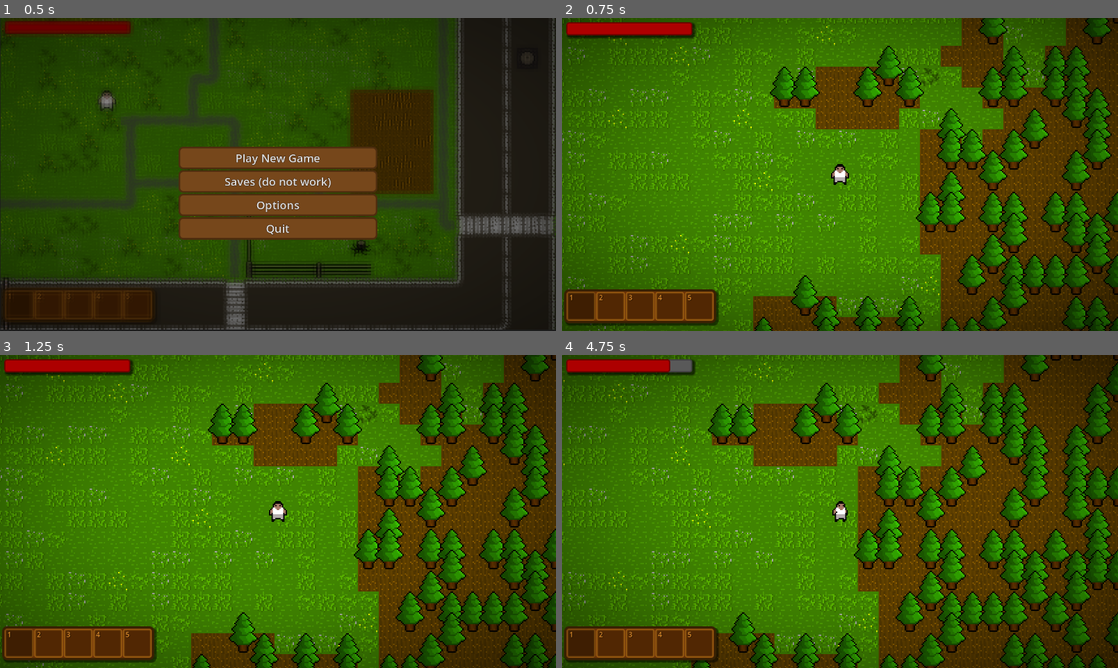
Above: before the commit, frames 1-4 (two rows, left to right).
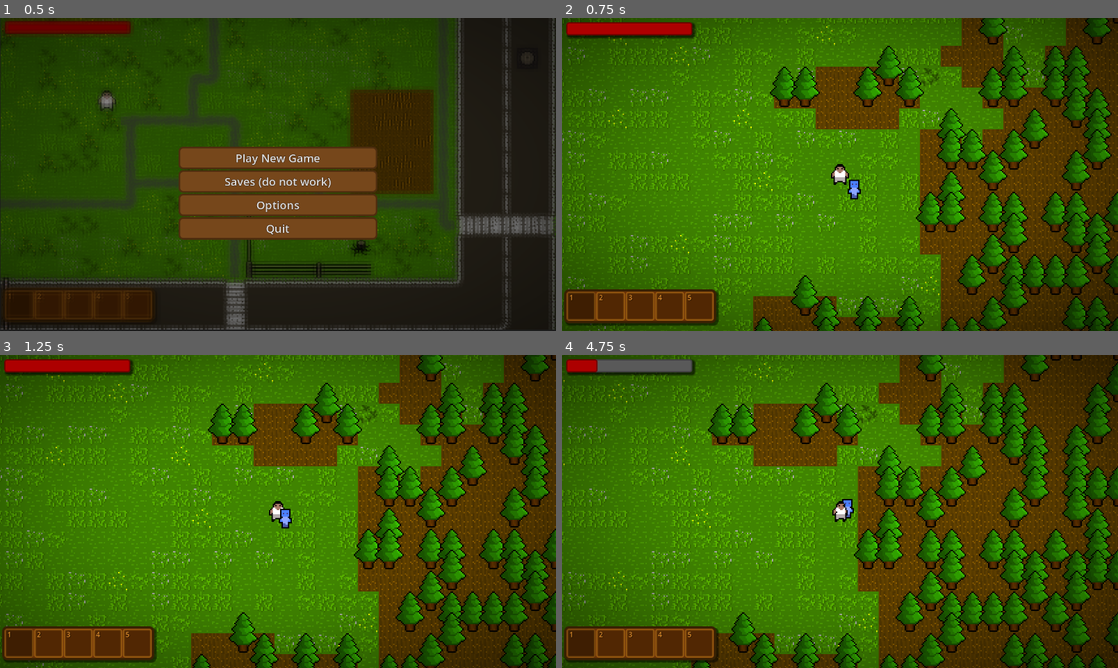
Above: after the commit, the same moments.

Repository: Lucasc0-Git/The-Gunsmith-Survivor
Game: Godot game, scene res://Scenes/StartScene.tscn
The game is run twice, just before and just after one commit, with the same random seed, the same clock (stepped at 60 frames per second) and the same inputs.
Inputs (mouse positions are in pixels of both pictures, inside the frame that each line leads up to):
- Up to frame 1 (0.5 s): no input
- Up to frame 2 (0.75 s): click "Play New Game" at 0.5 s
- Up to frame 3 (1.25 s): no input
- Up to frame 4 (4.75 s): drag from (578, 642) to (895, 442) at 1.27 s; drag from (612, 642) to (812, 574) at 2.02 s; move the mouse to (639, 642) at 2.77 s; hold D (move_right) 2.78-3.5 s; tap H (hurt, bound only before the commit) at 2.85 s; click (639, 642) at 2.92 s; drag from (667, 642) to (673, 464) at 3.52 s; drag from (701, 642) to (867, 511) at 4.27 s

Frame 1 is identical in both runs. In frame 2, 0.1% of the frame differs, in the area x 51-54%, y 51-58%; in frame 3, 0.1%; in frame 4, 0.6%, in the area x 6-53%, y 1-53%.

Commit message:
First testing of enemies

Diff:
--- a/Godot-Project-Files/Scenes/Bullet.tscn
+++ b/Godot-Project-Files/Scenes/Bullet.tscn
@@ -15,6 +15,8 @@
 collision_layer = 32
 collision_mask = 12
 script = ExtResource("1_14k46")
+bullet_speed = null
+damping = null
 shrinking_rate = 0.98
 
 [node name="CollisionShape2D" type="CollisionShape2D" parent="." unique_id=1863765280]
@@ -51,5 +53,6 @@
 hue_variation_min = -0.5
 hue_variation_max = 0.5
 
+[connection signal="area_entered" from="." to="." method="_on_area_entered"]
 [connection signal="body_entered" from="." to="." method="_on_body_entered"]
 [connection signal="timeout" from="DespawnTimer" to="." method="_on_despawn_timer_timeout"]
--- a/Godot-Project-Files/Scenes/Main.tscn
+++ b/Godot-Project-Files/Scenes/Main.tscn
@@ -2,6 +2,7 @@
 
 [ext_resource type="PackedScene" uid="uid://dw8ufghl04u8o" path="res://Scenes/Map.tscn" id="1_idj7w"]
 [ext_resource type="Script" uid="uid://cfk4px6e32ldd" path="res://Scripts/main.gd" id="1_rgh2o"]
+[ext_resource type="PackedScene" uid="uid://c1c2jxjdkyb80" path="res://Scenes/zombie.tscn" id="2_vy5pj"]
 [ext_resource type="PackedScene" uid="uid://7mhxc0w7ug41" path="res://Scenes/hud.tscn" id="3_kln2b"]
 [ext_resource type="Theme" uid="uid://bjx8aflrkpmog" path="res://Themes/StartSceneButton.tres" id="5_pbw6q"]
 [ext_resource type="Script" uid="uid://cq08afe6nx2la" path="res://Scripts/menu.gd" id="5_v1gob"]
@@ -233,6 +234,7 @@
 [node name="Main" type="Node2D" unique_id=211418808]
 process_mode = 3
 script = ExtResource("1_rgh2o")
+zombie_scene = ExtResource("2_vy5pj")
 
 [node name="Map" parent="." unique_id=1487724397 instance=ExtResource("1_idj7w")]
 process_mode = 1
--- a/Godot-Project-Files/Scenes/Player.tscn
+++ b/Godot-Project-Files/Scenes/Player.tscn
@@ -155,12 +155,13 @@
 &"Run_up": SubResource("Animation_qidb7")
 }
 
-[node name="Player" type="CharacterBody2D" unique_id=370768033]
+[node name="Player" type="CharacterBody2D" unique_id=370768033 groups=["player"]]
 process_mode = 1
 y_sort_enabled = true
 scale = Vector2(3, 3)
 collision_layer = 2
 collision_mask = 24
+safe_margin = 0.5
 script = ExtResource("1_dewec")
 health_regen_rate = 1.0
 
@@ -169,8 +170,9 @@
 
 [node name="AnimatedSprite2D" type="AnimatedSprite2D" parent="." unique_id=952338954]
 sprite_frames = SubResource("SpriteFrames_ksbbd")
-animation = &"IdleDown"
+animation = &"RunSide"
 autoplay = "IdleDown"
+flip_h = true
 
 [node name="StateMachine" type="Node" parent="." unique_id=2011606501]
 
--- /dev/null
+++ b/Godot-Project-Files/Scenes/enemy.tscn
@@ -0,0 +1,35 @@
+[gd_scene format=3 uid="uid://ho13c5jj0sag"]
+
+[ext_resource type="Script" uid="uid://bhlubgjn46op8" path="res://Scripts/enemy.gd" id="1_hghv2"]
+
+[sub_resource type="RectangleShape2D" id="RectangleShape2D_hghv2"]
+
+[sub_resource type="SpriteFrames" id="SpriteFrames_1f0kj"]
+
+[sub_resource type="CapsuleShape2D" id="CapsuleShape2D_hghv2"]
+
+[node name="Enemy" type="CharacterBody2D" unique_id=1249180727 groups=["enemy"]]
+process_mode = 1
+collision_layer = 4
+collision_mask = 14
+script = ExtResource("1_hghv2")
+
+[node name="CollisionShape2D" type="CollisionShape2D" parent="." unique_id=188131912]
+shape = SubResource("RectangleShape2D_hghv2")
+
+[node name="AnimatedSprite2D" type="AnimatedSprite2D" parent="." unique_id=525180353]
+sprite_frames = SubResource("SpriteFrames_1f0kj")
+
+[node name="HitBoxArea" type="Area2D" parent="." unique_id=1555094943 groups=["enemy_hitbox"]]
+collision_layer = 4
+collision_mask = 34
+
+[node name="CollisionShape2D" type="CollisionShape2D" parent="HitBoxArea" unique_id=2106168322]
+shape = SubResource("CapsuleShape2D_hghv2")
+
+[node name="Timer" type="Timer" parent="." unique_id=575764799]
+autostart = true
+
+[connection signal="body_entered" from="HitBoxArea" to="." method="_on_hit_box_area_body_entered"]
+[connection signal="body_exited" from="HitBoxArea" to="." method="_on_hit_box_area_body_exited"]
+[connection signal="timeout" from="Timer" to="." method="_on_timer_timeout"]
--- /dev/null
+++ b/Godot-Project-Files/Scenes/zombie.tscn
@@ -0,0 +1,47 @@
+[gd_scene format=3 uid="uid://c1c2jxjdkyb80"]
+
+[ext_resource type="PackedScene" uid="uid://ho13c5jj0sag" path="res://Scenes/enemy.tscn" id="1_h3kin"]
+[ext_resource type="Script" uid="uid://bg25d48du3ere" path="res://Scripts/zombie.gd" id="2_n70j1"]
+[ext_resource type="Texture2D" uid="uid://cb5fu83sce68g" path="res://Textures/player/bllblblbllb.png" id="3_iyl7r"]
+
+[sub_resource type="RectangleShape2D" id="RectangleShape2D_iyl7r"]
+size = Vector2(18, 42)
+
+[sub_resource type="SpriteFrames" id="SpriteFrames_vy0uf"]
+animations = [{
+"frames": [{
+"duration": 1.0,
+"texture": ExtResource("3_iyl7r")
+}],
+"loop": true,
+"name": &"default",
+"speed": 5.0
+}, {
+"frames": [{
+"duration": 1.0,
+"texture": ExtResource("3_iyl7r")
+}],
+"loop": true,
+"name": &"new_animation",
+"speed": 5.0
+}]
+
+[sub_resource type="CapsuleShape2D" id="CapsuleShape2D_iyl7r"]
+radius = 14.0
+height = 54.0
+
+[node name="Zombie" unique_id=1249180727 instance=ExtResource("1_h3kin")]
+script = ExtResource("2_n70j1")
+lunge_speed = 150
+health = 60.0
+
+[node name="CollisionShape2D" parent="." index="0" unique_id=188131912]
+shape = SubResource("RectangleShape2D_iyl7r")
+
+[node name="AnimatedSprite2D" parent="." index="1" unique_id=525180353]
+scale = Vector2(3, 3)
+sprite_frames = SubResource("SpriteFrames_vy0uf")
+autoplay = "default"
+
+[node name="CollisionShape2D" parent="HitBoxArea" parent_id_path=PackedInt32Array(1555094943) index="0" unique_id=2106168322]
+shape = SubResource("CapsuleShape2D_iyl7r")
--- a/Godot-Project-Files/Scripts/Dodge.gd
+++ b/Godot-Project-Files/Scripts/Dodge.gd
@@ -5,9 +5,7 @@
 func _ready() -> void:
 	add_child(timer)
 
-
 func enter() -> void:
-	print("doge entered")
 	player.velocity += player.last_dir * player.DODGE_FORCE
 	timer.start(1)
 	await timer.timeout
--- a/Godot-Project-Files/Scripts/Idle.gd
+++ b/Godot-Project-Files/Scripts/Idle.gd
@@ -3,7 +3,6 @@
 
 ## Called on function enter
 func enter() -> void:
-	print("Idle entered")
 	## Start playing the idle animation
 	var last_dir: Vector2 = player.last_dir
 	match last_dir:
@@ -20,9 +19,6 @@
 			player.anim_player.flip_h = false
 			player.anim_player.play("IdleDown")
 
-func exit() -> void:
-	print("Idle exited")
-
 ## Called every physics frame
 func physics_update(_delta: float) -> void:
 
--- a/Godot-Project-Files/Scripts/Run.gd
+++ b/Godot-Project-Files/Scripts/Run.gd
@@ -1,8 +1,5 @@
 extends State
 ## The run state (player moves)
-
-func enter() -> void:
-	print("run entered")
 
 ## Called every physics frame
 func physics_update(_delta: float) -> void:
--- a/Godot-Project-Files/Scripts/bullet.gd
+++ b/Godot-Project-Files/Scripts/bullet.gd
@@ -42,9 +42,18 @@
 
 		if body.has_method("take_damage"):
 			body.take_damage(bullet_damage)
-		hit_explosion.emitting = true
-		has_hit = true
-		sprite.visible = false
-		collision_shape.set_deferred("disabled", true)
-		await hit_explosion.finished
-		queue_free()
+		bullet_despawn()
+
+func _on_area_entered(area: Area2D) -> void:
+	if area.is_in_group("enemy_hitbox"):
+		if has_hit: return
+		area.get_parent().take_damage(bullet_damage)
+		bullet_despawn()
+
+func bullet_despawn() -> void:
+	hit_explosion.emitting = true
+	has_hit = true
+	sprite.visible = false
+	collision_shape.set_deferred("disabled", true)
+	await hit_explosion.finished
+	queue_free()
--- /dev/null
+++ b/Godot-Project-Files/Scripts/enemy.gd
@@ -0,0 +1,43 @@
+extends CharacterBody2D
+class_name Enemy
+
+@onready var attack_timer: Timer = $Timer
+
+@export var speed: int = 50
+@export var health: float = 40
+@export var damage: float = 15
+
+var player_in_range: bool = false
+var player: Player = null
+
+func _ready() -> void:
+	player = get_tree().get_first_node_in_group("player")
+
+func _physics_process(delta: float) -> void:
+	if player == null: return
+	move(delta)
+	move_and_slide()
+
+func move(delta: float) -> void:
+	var direction := global_position.direction_to(player.global_position)
+	velocity = direction * speed
+
+func take_damage(amount: float) -> void:
+	health -= amount
+	if health <= 0:
+		die()
+
+func die() -> void:
+	queue_free()
+
+func _on_timer_timeout() -> void:
+	if player == null or !player_in_range: return
+	player.get_hurt(damage)
+
+func _on_hit_box_area_body_entered(body: Node2D) -> void:
+	if body is Player:
+		player_in_range = true
+
+func _on_hit_box_area_body_exited(body: Node2D) -> void:
+	if body is Player:
+		player_in_range = false
--- a/Godot-Project-Files/Scripts/main.gd
+++ b/Godot-Project-Files/Scripts/main.gd
@@ -8,10 +8,15 @@
 @onready var menu: CanvasLayer = $Menu
 @onready var Ysort := $YSORT
 
+@export_group("Enemies")
+@export var zombie_scene: PackedScene
+
 func _ready() -> void:
 
 	var spawn_pos := map.get_spawn_position()
 	spawn_player(spawn_pos)
+	spawn_enemy(zombie_scene, Vector2(50, 50))
+
 
 	## Set "player" variable in the hud.gd
 	menu.visible = false
@@ -22,12 +27,20 @@
 	map.world_generated.connect(_on_world_generated)
 	map.generate_world()
 
+func spawn_enemy(scene: PackedScene, pos: Vector2) -> void:
+	var enemy := scene.instantiate()
+	enemy.global_position = pos
+	Ysort.add_child(enemy)
+
 func _input(event: InputEvent) -> void:
 	if event.is_action_pressed("exit"):
 		if menu.visible:
 			hide_menu()
 		else:
 			show_menu()
+
+	if event.is_action_released("DEBUG spawn_enemy"):
+		spawn_enemy(zombie_scene, get_global_mouse_position())
 
 func _on_world_generated() -> void:
 	for pos: Vector2 in map.tree_positions:
--- a/Godot-Project-Files/Scripts/player.gd
+++ b/Godot-Project-Files/Scripts/player.gd
@@ -170,7 +170,7 @@
 ## Called every physics frame
 func _physics_process(delta: float) -> void:
 	#For testing things (need to remove them!)
-	if Input.is_action_just_pressed("hurt"):
+	if Input.is_action_just_pressed("DEBUG hurt"):
 		get_hurt(20)
 
 	## Handle respawn
@@ -193,7 +193,7 @@
 	velocity = Vector2.ZERO
 
 ## Add health to current health by [amount]
-func heal(amount: int) -> void:
+func heal(amount: float) -> void:
 	health += amount
 
 ## Remove health from current health by [amount]
--- /dev/null
+++ b/Godot-Project-Files/Scripts/zombie.gd
@@ -0,0 +1,16 @@
+extends Enemy
+class_name Zombie
+
+@export var lunge_speed: int = 150
+
+func move(delta: float) -> void:
+	var distance := global_position.distance_to(player.global_position)
+	var direction := global_position.direction_to(player.global_position)
+	if distance < 25:
+		return
+	else:
+		velocity = direction * speed
+
+func die() -> void:
+	#here goes dropping looooot.
+	queue_free()
--- a/Godot-Project-Files/items/HealItems/heal_data.gd
+++ b/Godot-Project-Files/items/HealItems/heal_data.gd
@@ -5,7 +5,7 @@
 @export var id: String = "" ##The name of the item.
 @export var icon: Texture2D ##The texture, which the player holds. NOT the texture in inventory.
 @export var description: String = "" ##Description of the item.
-@export var heal: int = 20 ##The amount of health healed.
+@export var heal: float = 20 ##The amount of health healed.
 @export var over_time_heal: bool = false ##If true, the item will on use heal the "heal" amount of health over "time_healing" amount of time (seconds).
 @export var time_healing: float = 3 ##Only if over_time_heal is true. Time in seconds, over which will be healed the amount of health.
 
--- a/Godot-Project-Files/project.godot
+++ b/Godot-Project-Files/project.godot
@@ -57,6 +57,7 @@
 player=""
 tree=""
 enemy=""
+enemy_hitbox=""
 
 [input]
 
@@ -95,7 +96,7 @@
 "events": [Object(InputEventKey,"resource_local_to_scene":false,"resource_name":"","device":-1,"window_id":0,"alt_press …(192 unchanged characters)…
 ]
 }
-hurt={
+"DEBUG hurt"={
 "deadzone": 0.2,
 "events": [Object(InputEventKey,"resource_local_to_scene":false,"resource_name":"","device":-1,"window_id":0,"alt_press …(192 unchanged characters)…
 ]
@@ -145,6 +146,11 @@
 "events": [Object(InputEventKey,"resource_local_to_scene":false,"resource_name":"","device":-1,"window_id":0,"alt_press …(195 unchanged characters)…
 ]
 }
+"DEBUG spawn_enemy"={
+"deadzone": 0.2,
+"events": [Object(InputEventKey,"resource_local_to_scene":false,"resource_name":"","device":-1,"window_id":0,"alt_pressed":false,"shift_pressed":false,"ctrl_pressed":false,"meta_pressed":false,"pressed":false,"keycode":0,"physical_keycode":81,"key_label":0,"unicode":113,"location":0,"echo":false,"script":null)
+]
+}
 
 [layer_names]
 
Not shown, added: Godot-Project-Files/Scripts/enemy.gd.uid
Not shown, added: Godot-Project-Files/Scripts/zombie.gd.uid
